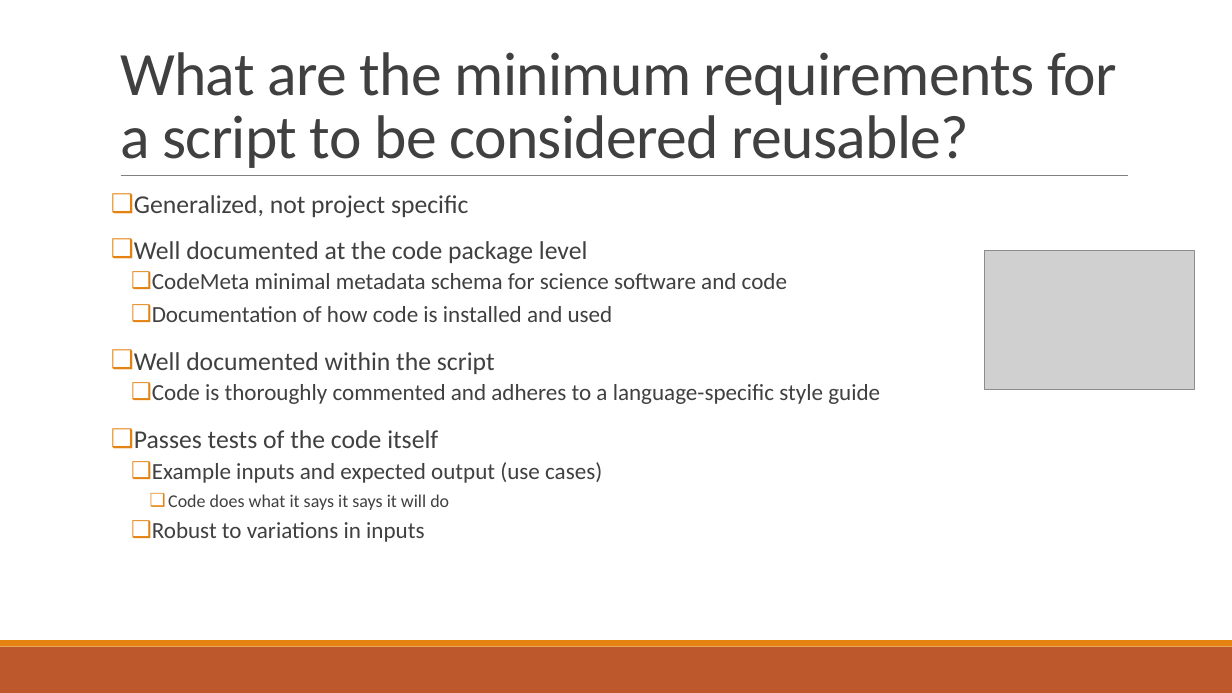
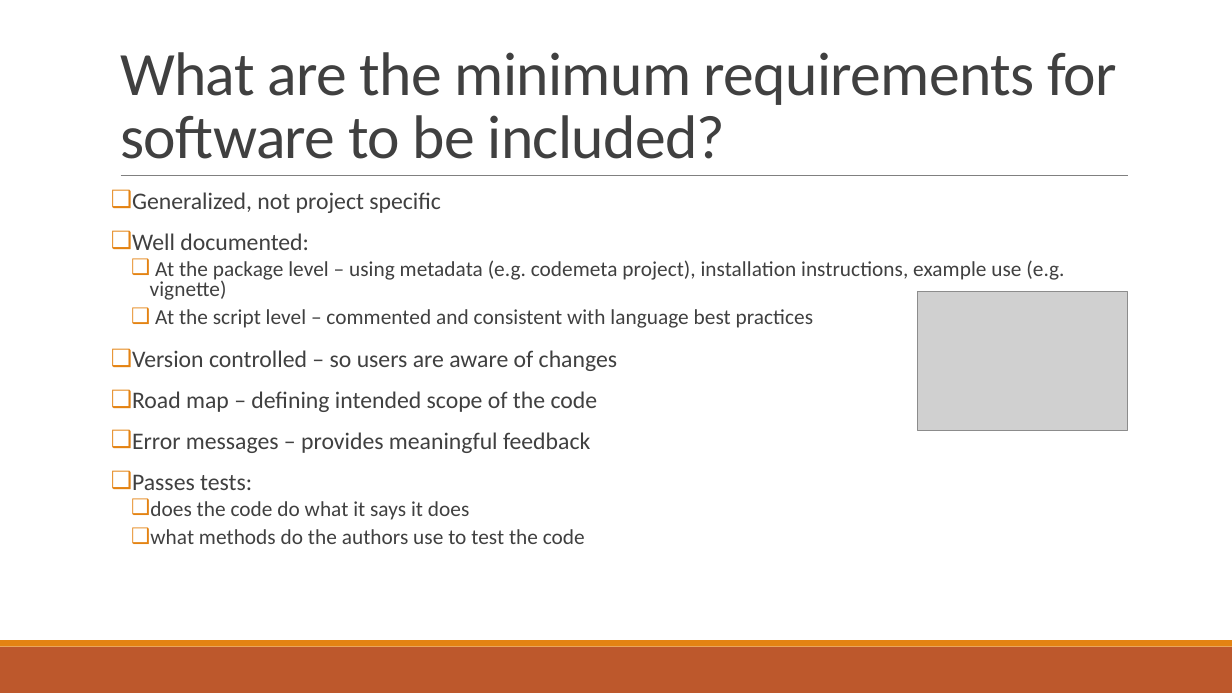
Before and after one commit to vanderbi/codeLibrary, a slide deck: slide 7 of Building an Information Management Code Library.pptx. Drawn at 1232x693 pixels with LibreOffice and Linux fonts; fonts in the diff are those of the drawing; grey boxes stand for pictures; background and template pictures are left out. Boxes give left, top, right and bottom in pixels: in the first picture for what was removed or moved away, otherwise in the second. Text is boxed around its words. In the diff, an @@ line names an element or a change of style, - is before the commit and + after.

```diff
--- a/Building an Information Management Code Library.pptx
+++ b/Building an Information Management Code Library.pptx
@@ title at (120,52,1117,159): text changed @@
-What are the minimum requirements for a script to be considered reusable?
+What are the minimum requirements for software to be included?
@@ text at (132,192,441,213): size 20 to 18.5 pt in "Generalized, not project specific"; line spacing 0.9 to 0.8 @@
@@ text at (132,233,1064,544): text changed; size 18 to 16.6 pt @@
-❑ Well documented at the code package level
-  ❑ CodeMeta minimal metadata schema for science software and code
-  ❑ Documentation of how code is installed and used
-❑ Well documented within the script
-  ❑ Code is thoroughly commented and adheres to a language-specific style guide
-❑ Passes tests of the code itself
-  ❑ Example inputs and expected output (use cases)
-    ❑ Code does what it says it says it will do
-  ❑ Robust to variations in inputs
+❑ Well documented:
+  ❑ At the package level – using metadata (e.g. codemeta project), installation instructions, example use (e.g. vignette)
+  ❑ At the script level – commented and consistent with language best practices
+❑ Version controlled – so users are aware of changes
+❑ Road map – defining intended scope of the code
+❑ Error messages – provides meaningful feedback
+❑ Passes tests:
+  ❑ does the code do what it says it does
+  ❑ what methods do the authors use to test the code
@@ picture: place and size @@
-picture at (984,250,1194,390)
+picture at (918,291,1128,431)
```
Also in this commit, not shown: 4 other slides changed.
